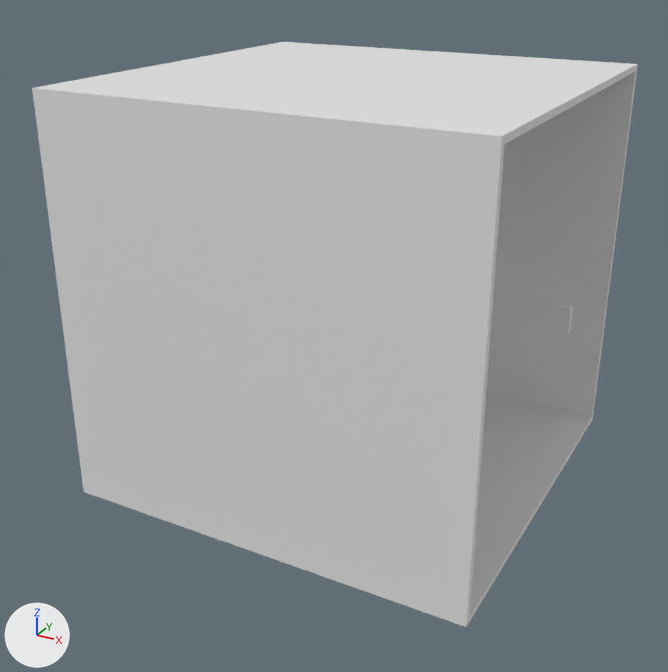
One commit to the Blender file assets/3d_pong_models.blend: the scene before it, then after it.
Rendered twice from a 50 mm lens placed at (63.0, -122.3, 50.7), pointed at (-1.6, -4.9, -8.0). Lighting does not change. The marker at lower left points along +X, +Y and +Z.

In view in the first picture: 'Bottom Wall-col', 'North Wall-col', 'South Wall-col', 'Top Wall-col'.
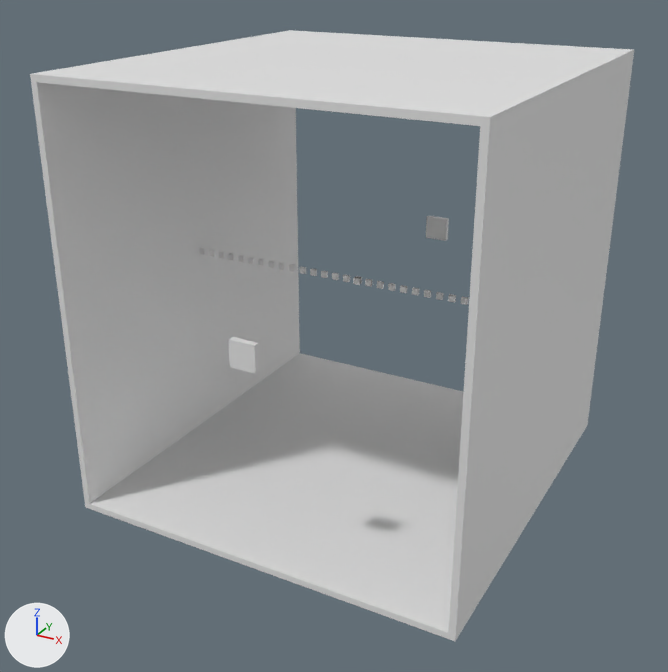
The change, as a diff of the scene's bpy script:
```diff
--- a/assets/3d_pong_models.blend.py
+++ b/assets/3d_pong_models.blend.py
@@ me_bottomtop_wall @@
 me_bottomtop_wall.from_pydata(...)  # 8 vertices, 6 faces; spans x -32.5..32.5, y -30.5..30.5, z -0.5..0.5
 # used by ob_bottom_wall_col; parent = ob_walls; location = (0.0, 0.0, -31.0)
-me_bottomtop_wall.vertices[0].co = (-32.5, -30.5, -0.5)
-me_bottomtop_wall.vertices[1].co = (-32.5, -30.5, 0.5)
-me_bottomtop_wall.vertices[2].co = (-32.5, 30.5, -0.5)
-me_bottomtop_wall.vertices[3].co = (-32.5, 30.5, 0.5)
-me_bottomtop_wall.vertices[4].co = (32.5, -30.5, -0.5)  # pixel (469, 622)
-me_bottomtop_wall.vertices[5].co = (32.5, -30.5, 0.5)  # pixel (469, 616)
-me_bottomtop_wall.vertices[6].co = (32.5, 30.5, -0.5)  # pixel (591, 421)
-me_bottomtop_wall.vertices[7].co = (32.5, 30.5, 0.5)  # pixel (591, 417)
+# me_bottomtop_wall part 1
+me_bottomtop_wall.vertices[0].co = (-0.5, -32.5, -33.5)  # pixel (448, 639)
+me_bottomtop_wall.vertices[1].co = (-0.5, -32.5, 33.5)  # pixel (480, 116)
+me_bottomtop_wall.vertices[2].co = (-0.5, 32.5, -33.5)
+me_bottomtop_wall.vertices[3].co = (-0.5, 32.5, 33.5)  # pixel (627, 49)
+me_bottomtop_wall.vertices[4].co = (0.5, -32.5, -33.5)  # pixel (455, 641)
+me_bottomtop_wall.vertices[5].co = (0.5, -32.5, 33.5)  # pixel (490, 116)
+me_bottomtop_wall.vertices[6].co = (0.5, 32.5, -33.5)  # pixel (587, 425)
+me_bottomtop_wall.vertices[7].co = (0.5, 32.5, 33.5)  # pixel (634, 49)
@@ me_front_back_wall @@
+me_front_back_wall.from_pydata(...)  # a box spanning x -30.5..30.5, y -32.5..32.5, z -0.5..0.5
@@ ob_bottom_wall_col @@
 ob_bottom_wall_col.parent = ob_walls
-ob_bottom_wall_col.location = (0.0, 0.0, -31.0)
+ob_bottom_wall_col.location = (31.0, 0.0, 0.0)
@@ ob_south_wall_col @@
-ob_south_wall_col = bpy.data.objects.new('South Wall-col', me_northsouth_wall)
-ob_south_wall_col.parent = ob_walls
-ob_south_wall_col.location = (0.0, -31.0, 0.0)
-ob_south_wall_col.scale = (65.0, 1.0, 1.0)
@@ ob_top_wall_col @@
 ob_top_wall_col.parent = ob_walls
-ob_top_wall_col.location = (0.0, 0.0, 31.0)
+ob_top_wall_col.location = (-31.0, 0.0, 0.0)
@@ ob_north_wall_col @@
-ob_north_wall_col = bpy.data.objects.new('North Wall-col', me_northsouth_wall)
-ob_north_wall_col.parent = ob_walls
-ob_north_wall_col.location = (0.0, 31.0, 0.0)
-ob_north_wall_col.scale = (65.0, 1.0, 1.0)
@@ ob_line @@
 _m = ob_line.modifiers.new('Array', 'ARRAY')
 _m.constant_offset_displace = (0.0, 0.0, 0.0)
-_m.relative_offset_displace = (0.0, 2.0, 0.0)
+_m.relative_offset_displace = (2.0, 0.0, 0.0)
@@ ob_front_wall_col @@
+ob_front_wall_col = bpy.data.objects.new('Front Wall-col', me_front_back_wall)
+ob_front_wall_col.parent = ob_walls
+ob_front_wall_col.location = (0.0, 0.0, 33.0)
@@ ob_back_wall_col @@
+ob_back_wall_col = bpy.data.objects.new('Back Wall-col', me_front_back_wall)
+ob_back_wall_col.parent = ob_walls
+ob_back_wall_col.location = (0.0, 0.0, -33.0)
```

Boxes [x1, y1, x2, y2] around the edits, measured in the pictures (668 x 672 px; the box of a moved part takes in the faces that stretch with it):
'South Wall-col', deleted: before [32, 87, 505, 627]
'Top Wall-col', reshaped, moved (55% narrower, 366% taller): before [40, 42, 636, 144]; after [30, 30, 300, 509]
'Back Wall-col', added: after [90, 353, 464, 639]
'Bottom Wall-col', reshaped, moved: before [469, 393, 592, 622]; after [448, 49, 634, 641]
'North Wall-col', deleted: before [283, 42, 638, 421]
'Front Wall-col', added: after [36, 31, 627, 126]
part 1 of me_bottomtop_wall, moved or reshaped: before [40, 42, 636, 622]; after [30, 30, 634, 641]
